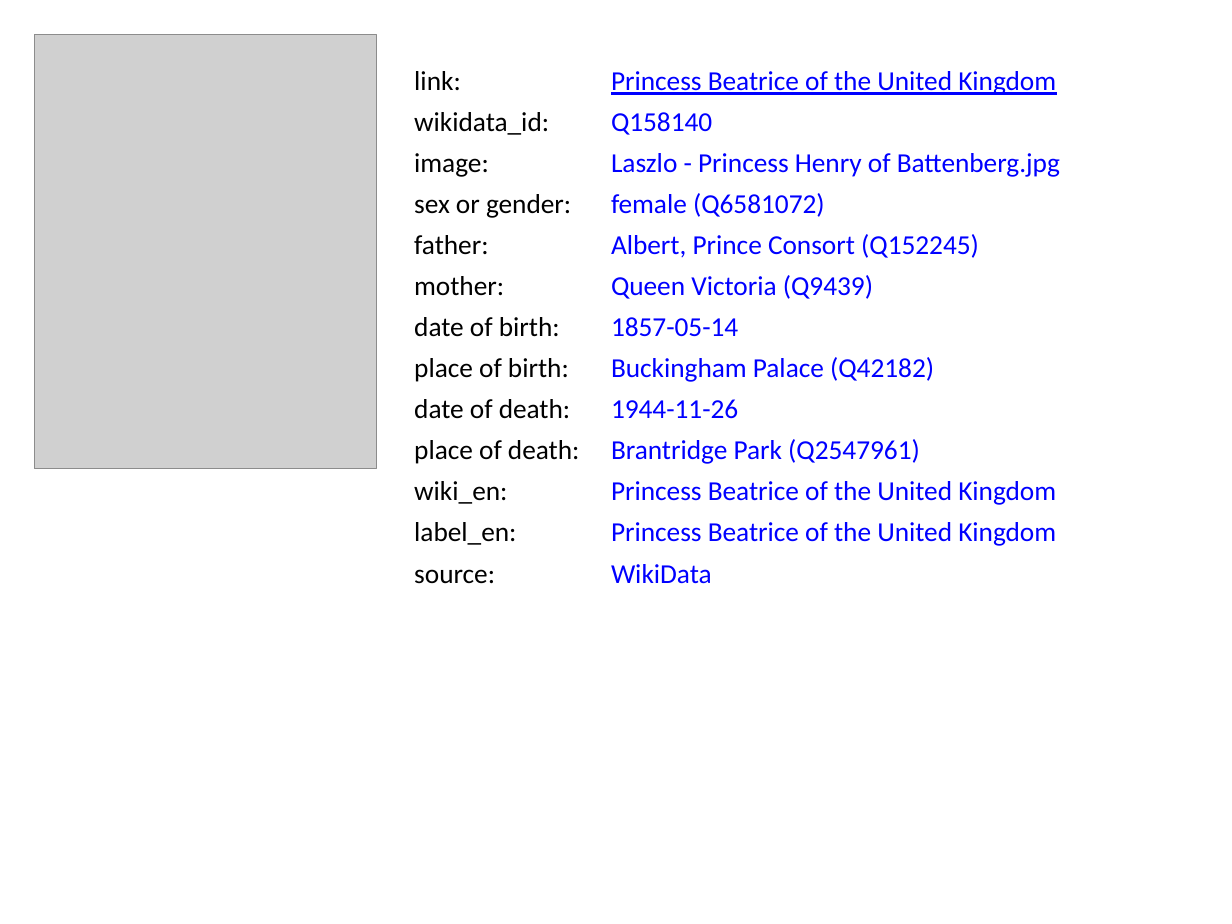
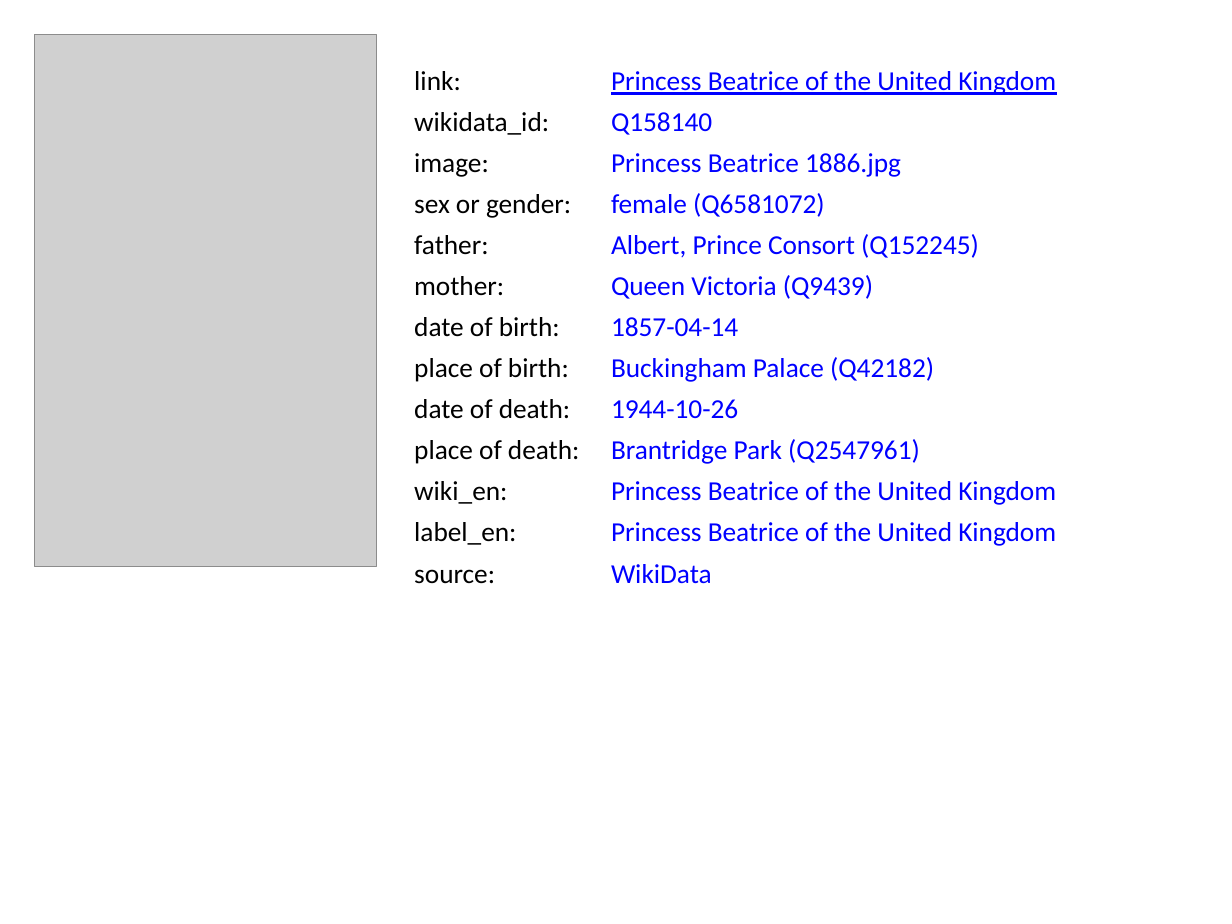
Before and after one commit to BITPlan/com.bitplan.simplegraph, a slide deck: slide 10 of simplegraph-powerpoint/QueenVictoria.pptx. Drawn at 1232x924 pixels with LibreOffice and Linux fonts; fonts in the diff are those of the drawing; grey boxes stand for pictures. Boxes give left, top, right and bottom in pixels: in the first picture for what was removed or moved away, otherwise in the second. Text is boxed around its words. In the diff, an @@ line names an element or a change of style, - is before the commit and + after.

```diff
--- a/simplegraph-powerpoint/QueenVictoria.pptx
+++ b/simplegraph-powerpoint/QueenVictoria.pptx
@@ picture resized from (x1=34, y1=34, x2=377, y2=469) to (x1=34, y1=34, x2=377, y2=567) @@
@@ text at (x1=611, y1=153, x2=901, y2=177): text changed @@
-Laszlo - Princess Henry of Battenberg.jpg
+Princess Beatrice 1886.jpg
@@ text at (x1=611, y1=317, x2=738, y2=337): text changed @@
-1857-05-14
+1857-04-14
@@ text at (x1=611, y1=399, x2=738, y2=419): text changed @@
-1944-11-26
+1944-10-26
```
Also in this commit, not shown: 9 other slides changed, 7 other files.
